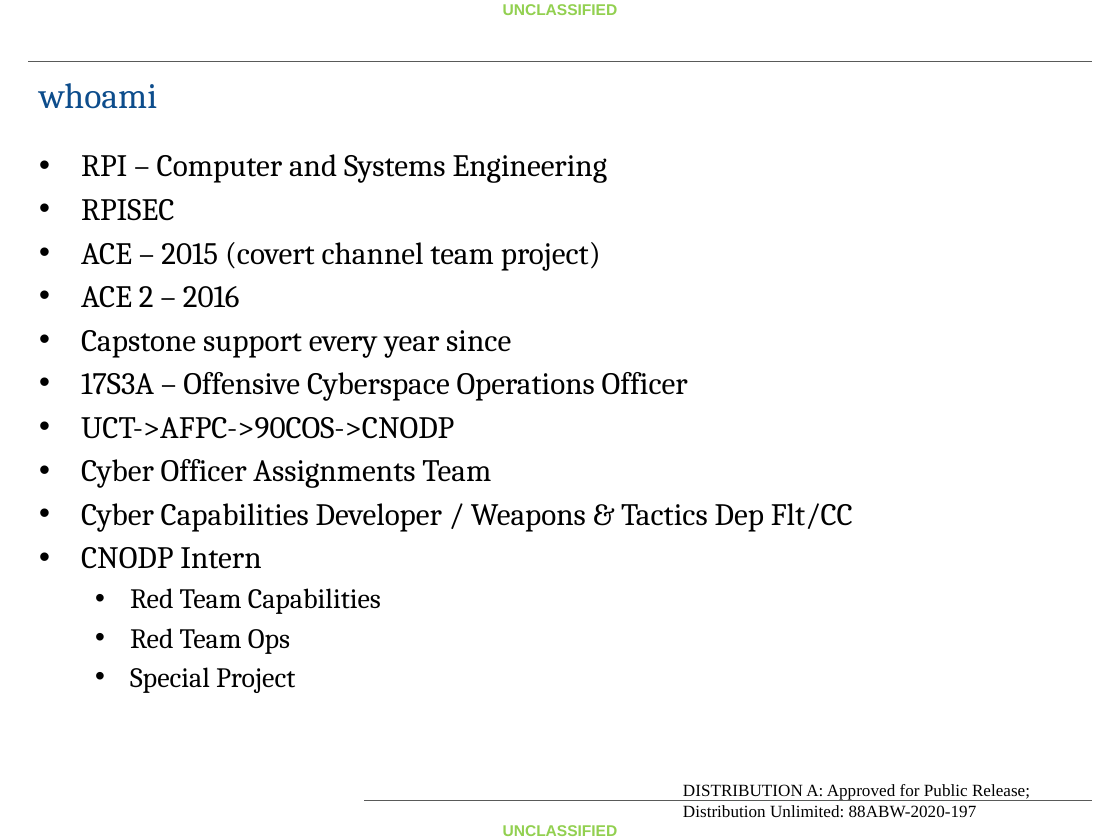
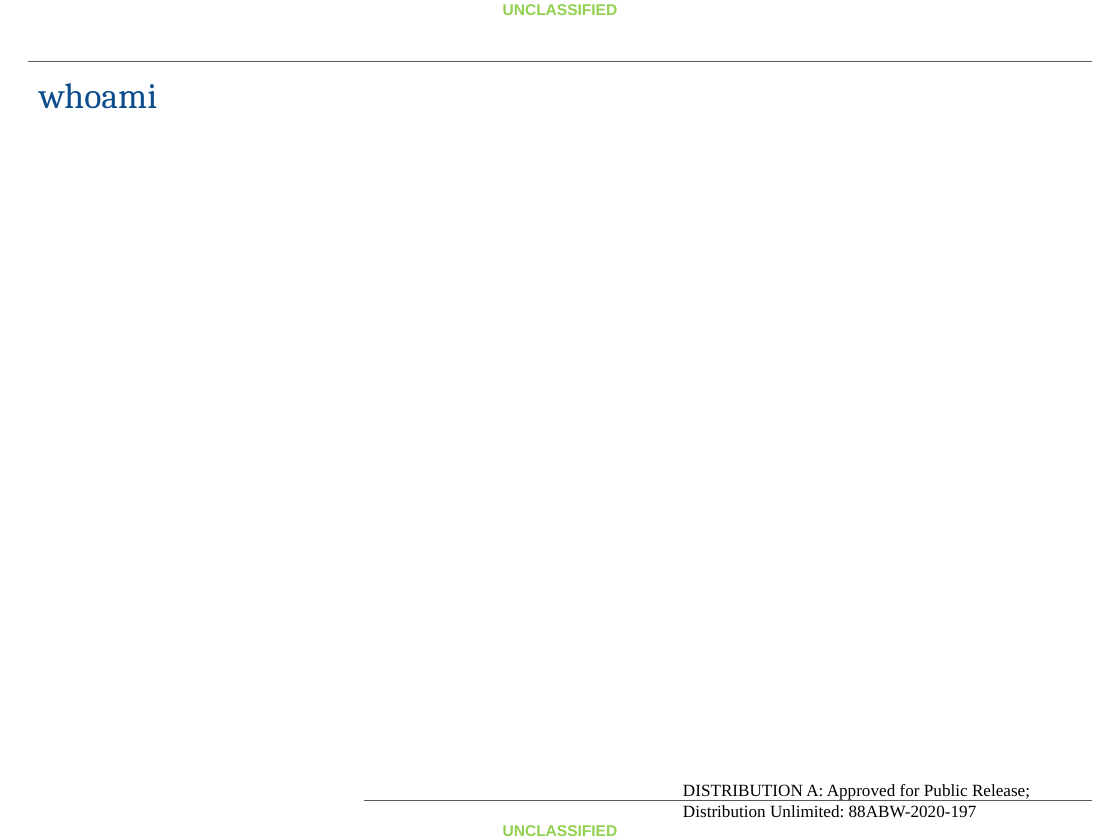
Before and after one commit to fitzgeralddaniel/CovertChannelClass, a slide deck: slide 2 of Handout/Covert Channel Lecture Day 1.pptx. Drawn at 1120x840 pixels with LibreOffice and Linux fonts; fonts in the diff are those of the drawing; background and template pictures are left out. Boxes give left, top, right and bottom in pixels: in the first picture for what was removed or moved away, otherwise in the second. Text is boxed around its words. In the diff, an @@ line names an element or a change of style, - is before the commit and + after.

```diff
--- a/Handout/Covert Channel Lecture Day 1.pptx
+++ b/Handout/Covert Channel Lecture Day 1.pptx
@@ text removed at (81, 154, 853, 693) @@
-• RPI – Computer and Systems Engineering
-• RPISEC
-• ACE – 2015 (covert channel team project)
-• ACE 2 – 2016
-• Capstone support every year since
-• 17S3A – Offensive Cyberspace Operations Officer
-• UCT->AFPC->90COS->CNODP
-• Cyber Officer Assignments Team
-• Cyber Capabilities Developer / Weapons & Tactics Dep Flt/CC
-• CNODP Intern
-  • Red Team Capabilities
-  • Red Team Ops
-  • Special Project
```
Also in this commit, not shown: 1 other slide changed, 9 other files.
